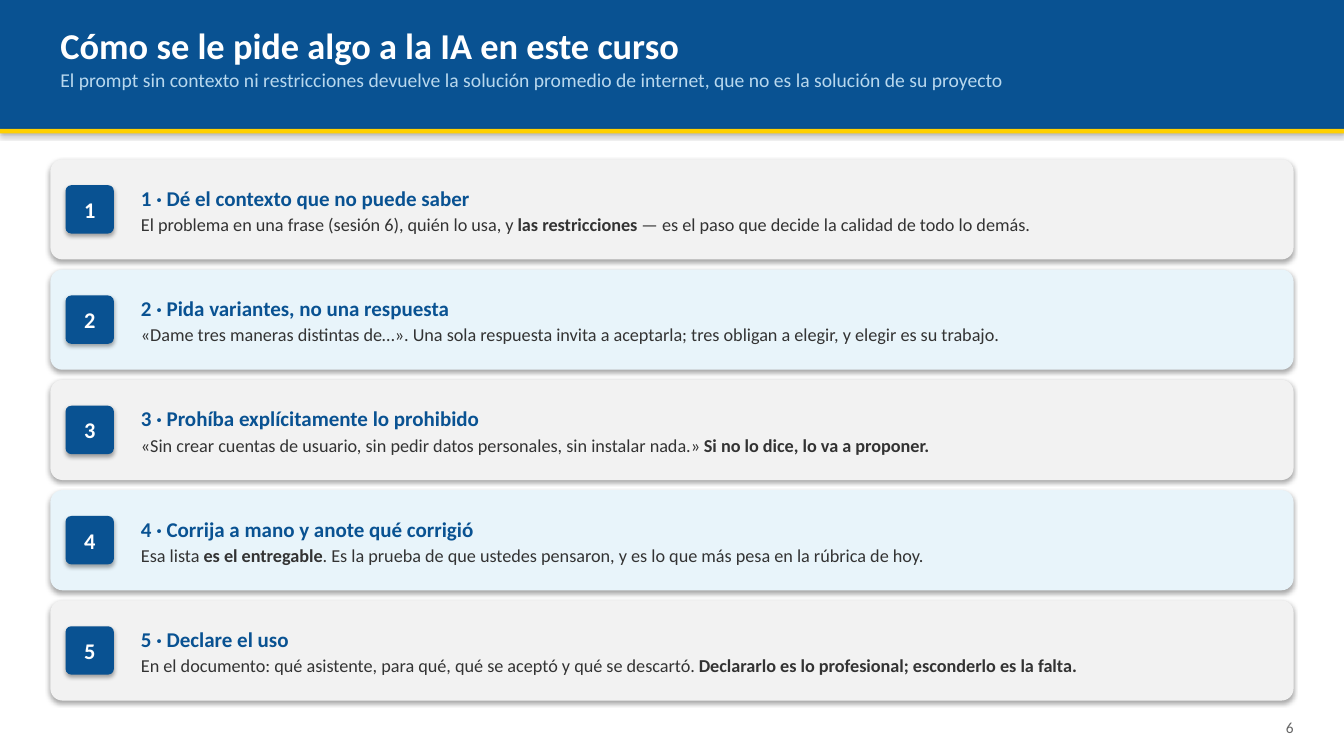
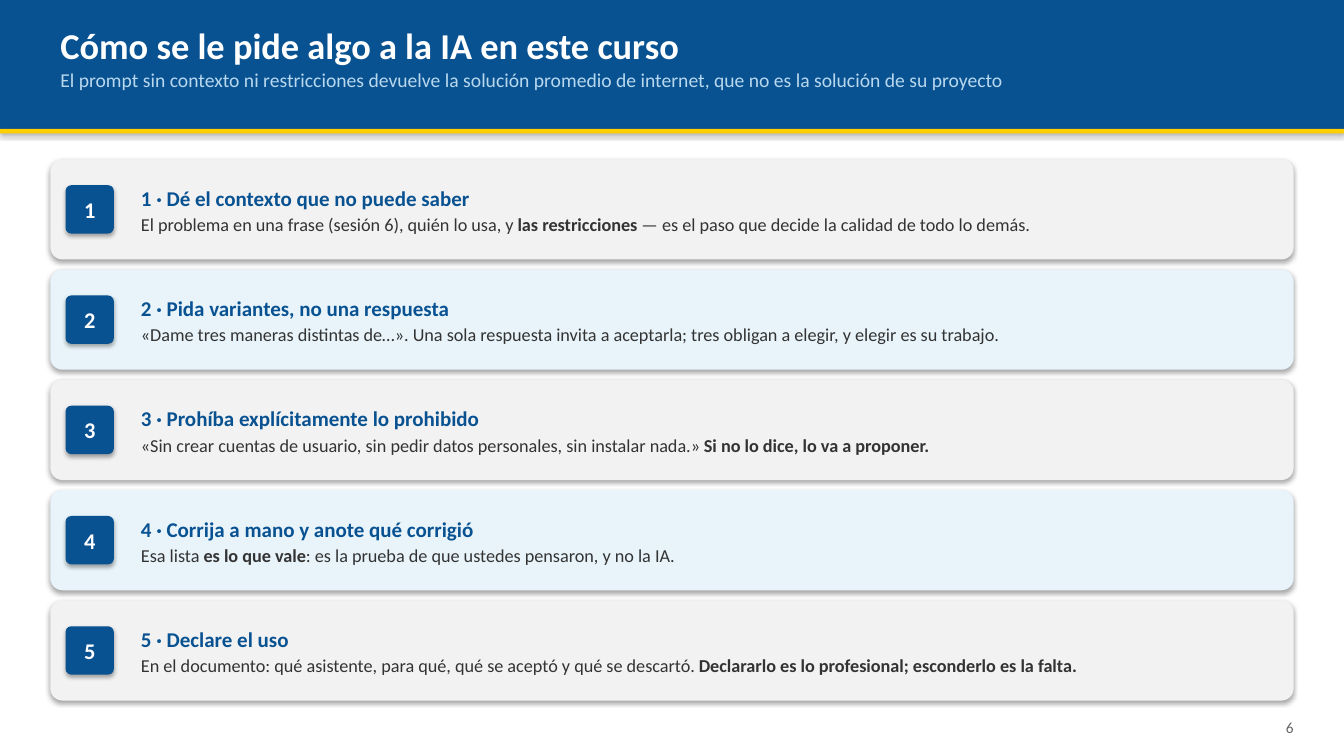
Before and after one commit to AndresDFX/UNIAJ, a slide deck: slide 6 of Introduccion a la Ingenieria/Clases/Clase 11 - Taller de prototipado inicial con IA/Presentacion.pptx. Drawn at 1344x756 pixels with LibreOffice and Linux fonts; fonts in the diff are those of the drawing. Boxes give left, top, right and bottom in pixels: in the first picture for what was removed or moved away, otherwise in the second. Text is boxed around its words. In the diff, an @@ line names an element or a change of style, - is before the commit and + after.

```diff
--- a/Introduccion a la Ingenieria/Clases/Clase 11 - Taller de prototipado inicial con IA/Presentacion.pptx
+++ b/Introduccion a la Ingenieria/Clases/Clase 11 - Taller de prototipado inicial con IA/Presentacion.pptx
@@ text at [141,549,675,565]: text changed @@
-Esa lista es el entregable. Es la prueba de que ustedes pensaron, y es lo que más pesa en la rúbrica de hoy.
+Esa lista es lo que vale: es la prueba de que ustedes pensaron, y no la IA.
```
Also in this commit, not shown: 1 other slide changed, 1 slide removed, 12 other files.
